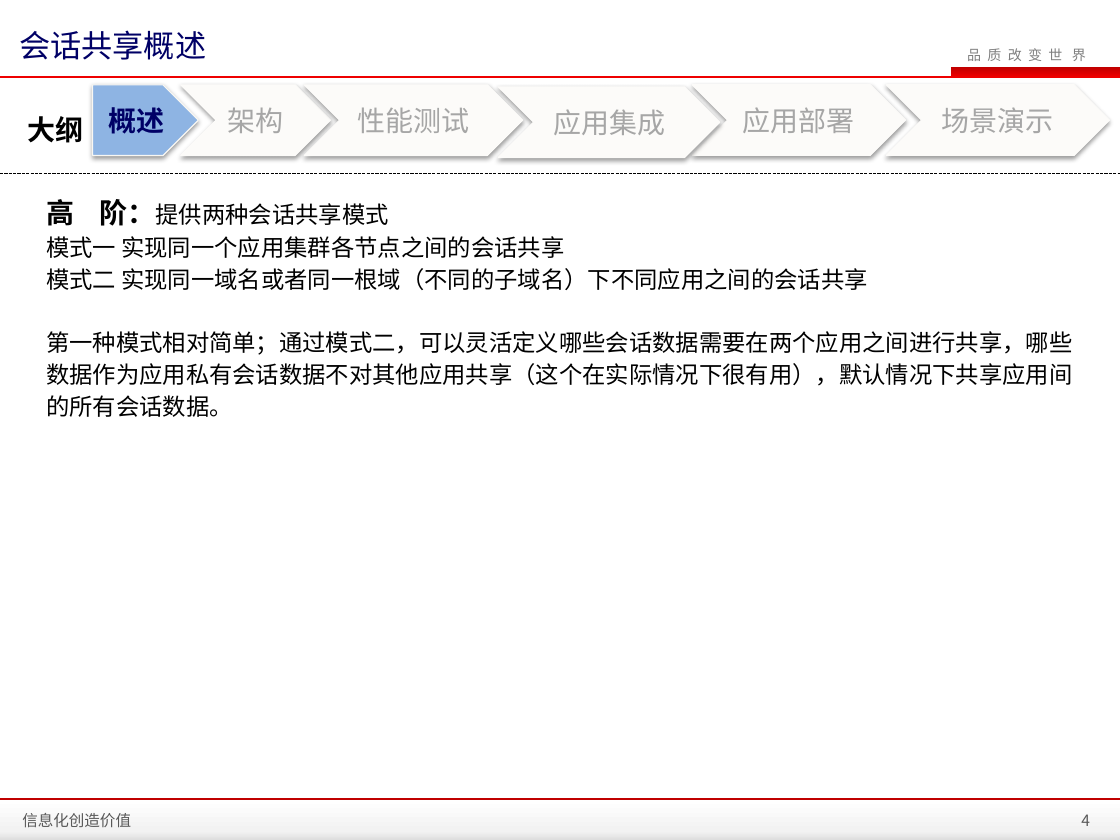
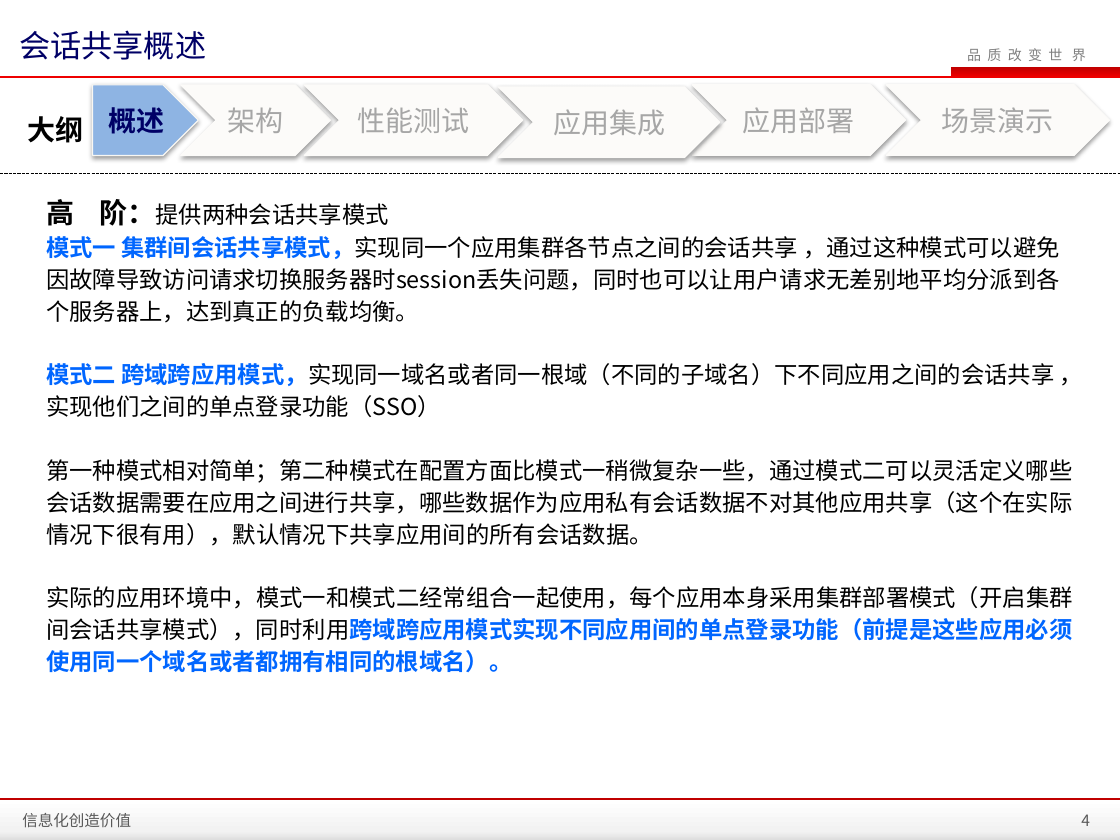
Before and after one commit to zhanght86/bboss-cms, a slide deck: slide 4 of 文档/SanyPDP平台会话共享介绍.pptx. Drawn at 1120x840 pixels with LibreOffice and Linux fonts; fonts in the diff are those of the drawing; background and template pictures are left out. Boxes give left, top, right and bottom in pixels: in the first picture for what was removed or moved away, otherwise in the second. Text is boxed around its words. In the diff, an @@ line names an element or a change of style, - is before the commit and + after.

Commit message:
完善会话共享文档

```diff
--- a/文档/SanyPDP平台会话共享介绍.pptx
+++ b/文档/SanyPDP平台会话共享介绍.pptx
@@ text at bbox=[46, 199, 1073, 672]: text changed @@
-高 阶：提供两种会话共享模式
-模式一 实现同一个应用集群各节点之间的会话共享
-模式二 实现同一域名或者同一根域（不同的子域名）下不同应用之间的会话共享
-第一种模式相对简单；通过模式二，可以灵活定义哪些会话数据需要在两个应用之间进行共享，哪些数据作为应用私有会话数据不对其他应用共享（这个在实际情况下很有用），默认情况下共享应用间的所有会话数据。
+高 阶：提供两种会话共享模式
+模式一 集群间会话共享模式，实现同一个应用集群各节点之间的会话共享 ，通过这种模式可以避免因故障导致访问请求切换服务器时session丢失问题，同时也可以让用户请求无差别地平均分派到各个服务器上，达到真正的负载均衡。
+模式二 跨域跨应用模式，实现同一域名或者同一根域（不同的子域名）下不同应用之间的会话共享 ，实现他们之间的单点登录功能（SSO）
+第一种模式相对简单；第二种模式在配置方面比模式一稍微复杂一些，通过模式二可以灵活定义哪些会话数据需要在应用之间进行共享，哪些数据作为应用私有会话数据不对其他应用共享（这个在实际情况下很有用），默认情况下共享应用间的所有会话数据。
+实际的应用环境中，模式一和模式二经常组合一起使用，每个应用本身采用集群部署模式（开启集群间会话共享模式），同时利用跨域跨应用模式实现不同应用间的单点登录功能（前提是这些应用必须使用同一个域名或者都拥有相同的根域名）。
```
Also in this commit, not shown: 7 other slides changed, 4 slides added.
